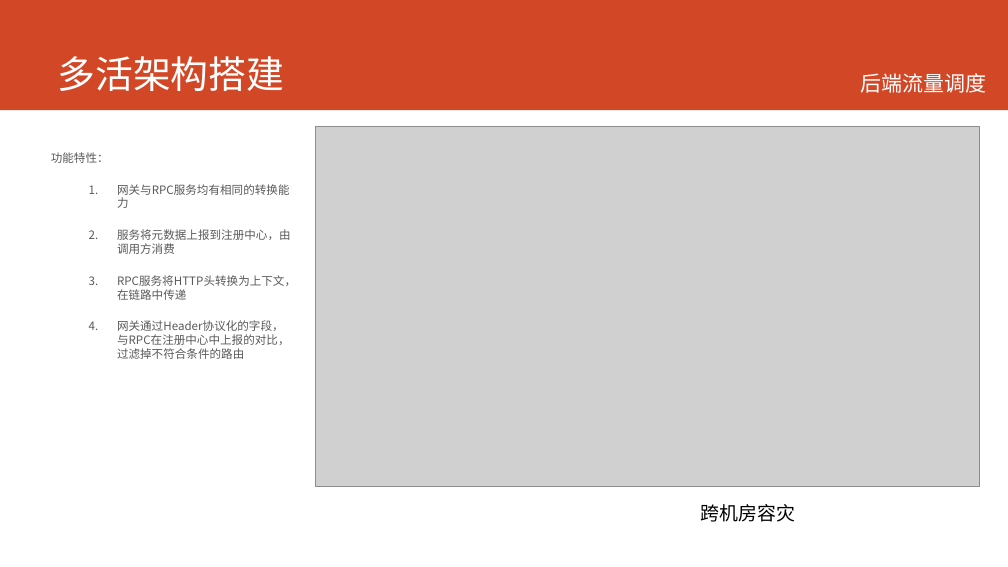
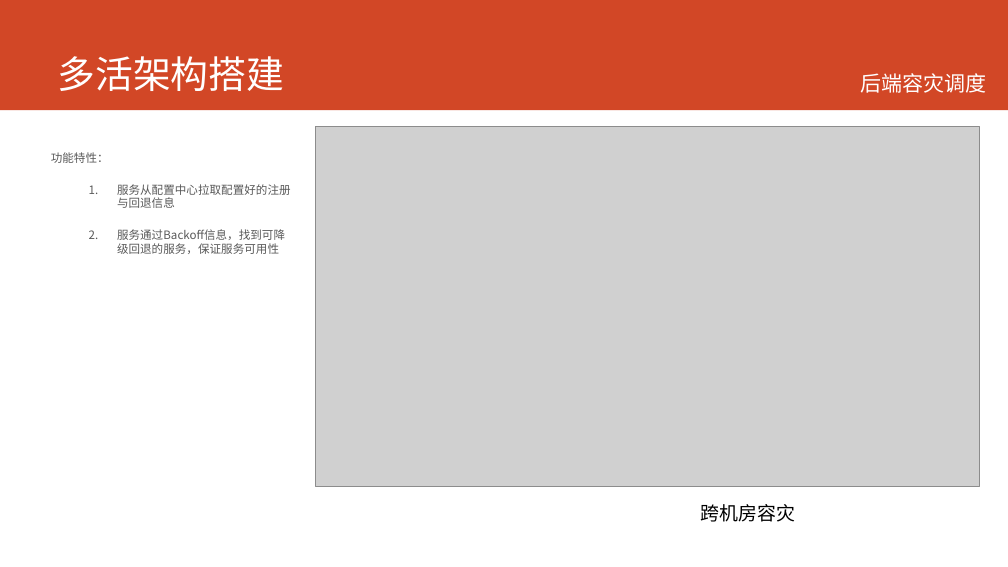
Before and after one commit to printfcoder/printfcoder, a slide deck: slide 9 of job/me/个人介绍.pptx. Drawn at 1008x567 pixels with LibreOffice and Linux fonts; fonts in the diff are those of the drawing; grey boxes stand for pictures. Boxes give left, top, right and bottom in pixels: in the first picture for what was removed or moved away, otherwise in the second. Text is boxed around its words. In the diff, an @@ line names an element or a change of style, - is before the commit and + after.

```diff
--- a/job/me/个人介绍.pptx
+++ b/job/me/个人介绍.pptx
@@ text at (860, 73, 986, 93): text changed @@
-后端流量调度
+后端容灾调度
@@ text at (117, 184, 291, 254): text changed @@
-  1. 网关与RPC服务均有相同的转换能力
-  2. 服务将元数据上报到注册中心，由调用方消费
-  3. RPC服务将HTTP头转换为上下文，在链路中传递
-  4. 网关通过Header协议化的字段，与RPC在注册中心中上报的对比，过滤掉不符合条件的路由
+  1. 服务从配置中心拉取配置好的注册与回退信息
+  2. 服务通过Backoff信息，找到可降级回退的服务，保证服务可用性
```
Also in this commit, not shown: 7 other slides changed, 1 slide added, 2 other files.
